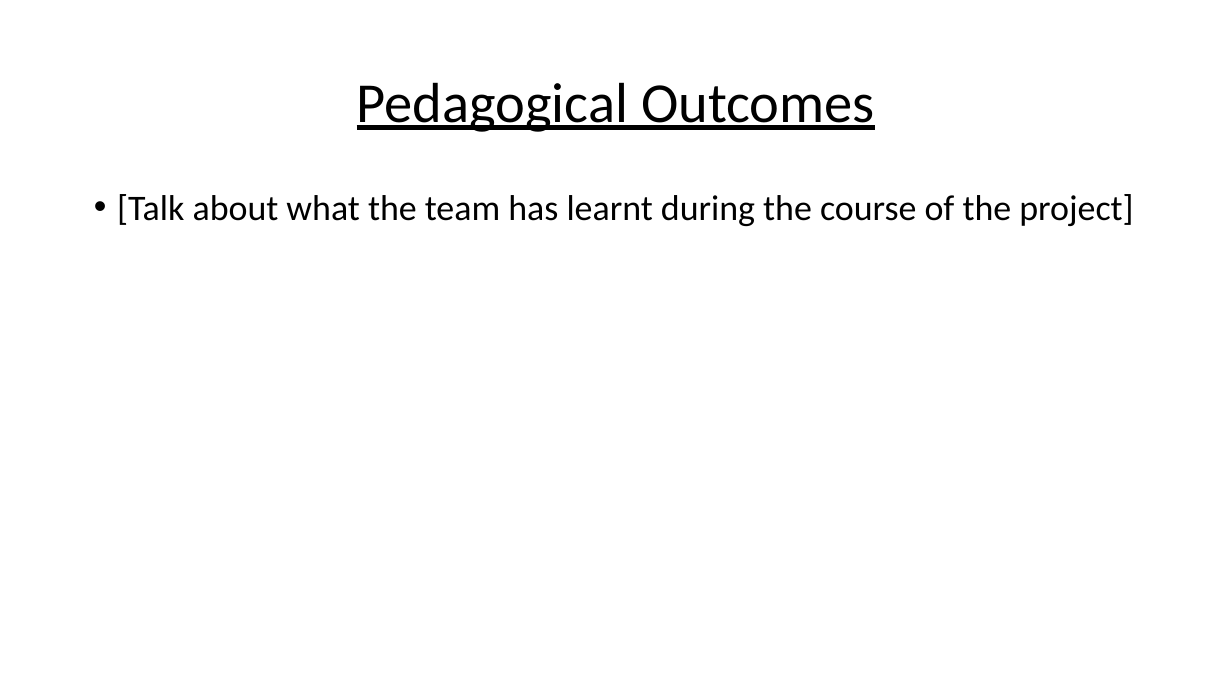
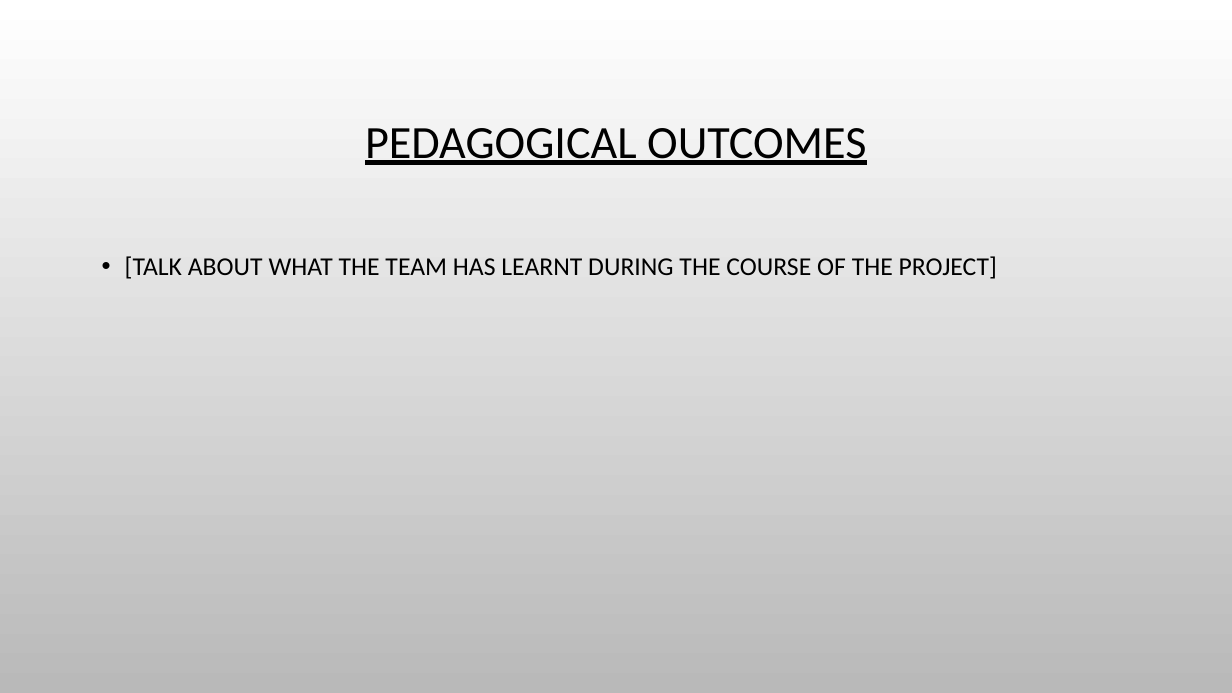
Before and after one commit to chesney85/Year2GameDev, a slide deck: slide 13 of TeamDocs/WordDocs/JelBlob_Presentation_Rough_Idea_Layout.pptx. Drawn at 1232x693 pixels with LibreOffice and Linux fonts; fonts in the diff are those of the drawing; background and template pictures are left out. Boxes give left, top, right and bottom in pixels: in the first picture for what was removed or moved away, otherwise in the second. Text is boxed around its words. In the diff, an @@ line names an element or a change of style, - is before the commit and + after.

```diff
--- a/TeamDocs/WordDocs/JelBlob_Presentation_Rough_Idea_Layout.pptx
+++ b/TeamDocs/WordDocs/JelBlob_Presentation_Rough_Idea_Layout.pptx
@@ background #FFFFFF to picture (left out) @@
@@ title at box(365, 128, 866, 165): text changed; size 44 to 36 pt @@
-Pedagogical Outcomes
+PEDAGOGICAL OUTCOMES
@@ text at box(125, 256, 997, 279): text changed; size 28 to 20 pt @@
-• [Talk about what the team has learnt during the course of the project]
+• [TALK ABOUT WHAT THE TEAM HAS LEARNT DURING THE COURSE OF THE PROJECT]
```
Also in this commit, not shown: 12 other slides changed, 2 slides added, 2 slides removed, 1 other file.
